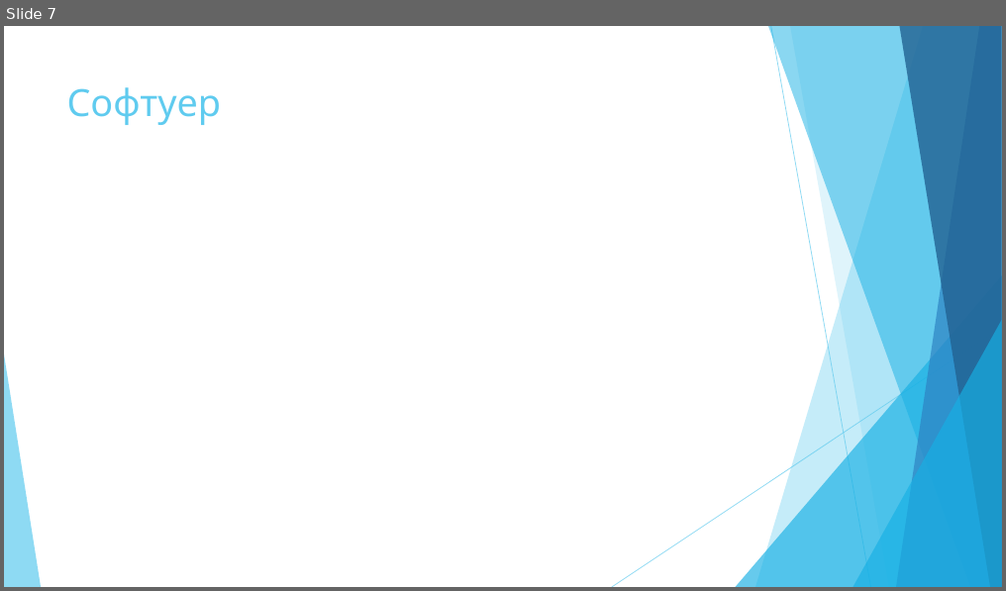
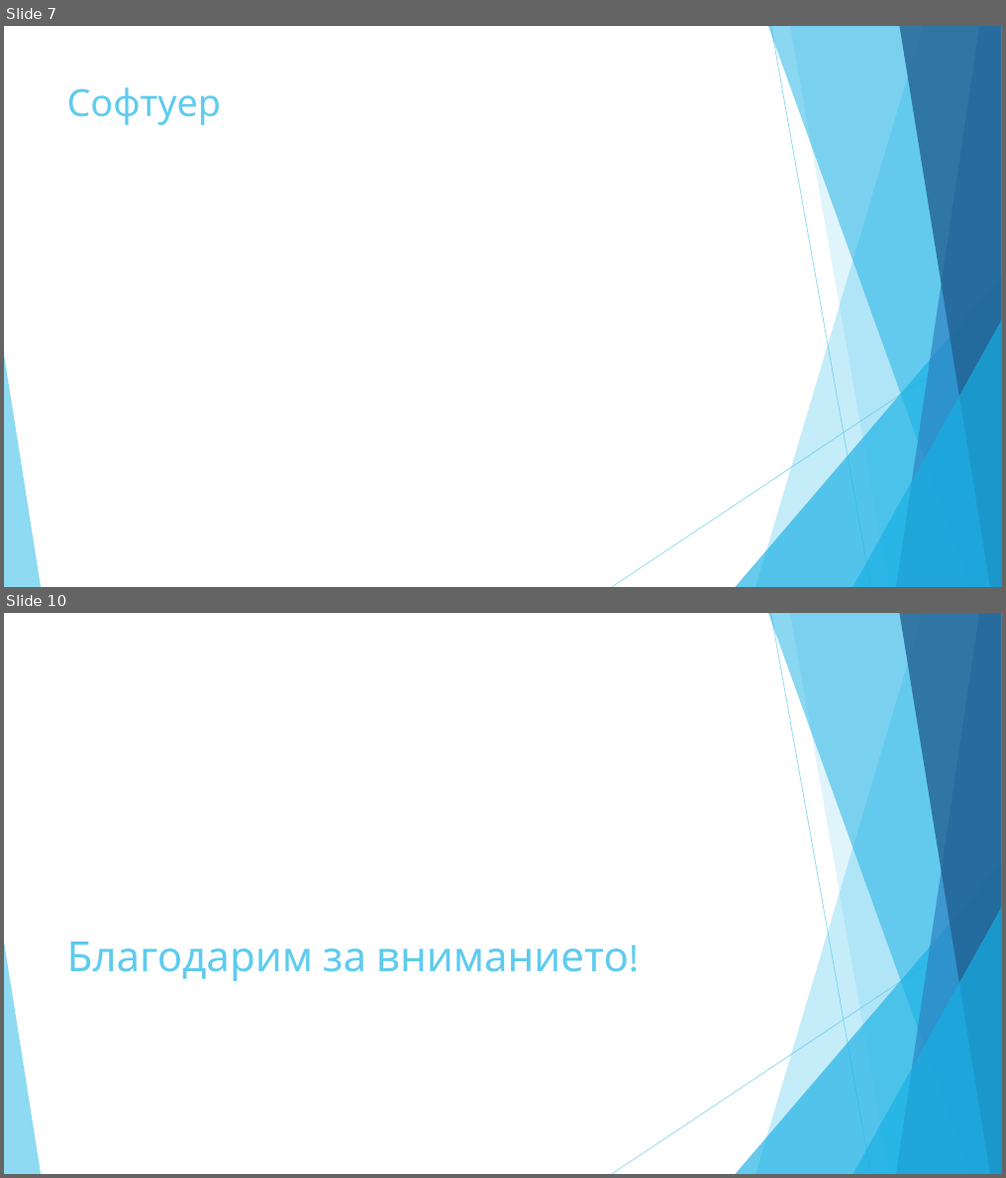
Before and after one commit to Vladikolev0321/Coctail-machine, a slide deck: презентация.pptx. Shown one above the other, each under a label of ours: slide 7 before the commit, slides 7 and 10 after it; the slides between them are not shown. The pictures are 1006x591 and 1006x1178 pixels, drawn with LibreOffice and Linux fonts; fonts in the diff are those of the drawing. Boxes give left, top, right and bottom in pixels: in the first picture for what was removed or moved away, otherwise in the second. Text is boxed around its words. In the diff, an @@ line names an element or a change of style, - is before the commit and + after.

```diff
--- a/презентация.pptx
+++ b/презентация.pptx
@@ slide 10 added at (x1=4, y1=613, x2=1002, y2=1174), background #FFFFFF; not listed: 10 template elements that a slide beside it also shows @@
@@ title added at (x1=67, y1=942, x2=629, y2=981), 40 pt, text #5FCBEF @@
+Благодарим за вниманието!
```
Also in this commit, not shown: 2 slides changed, 1 other file.
